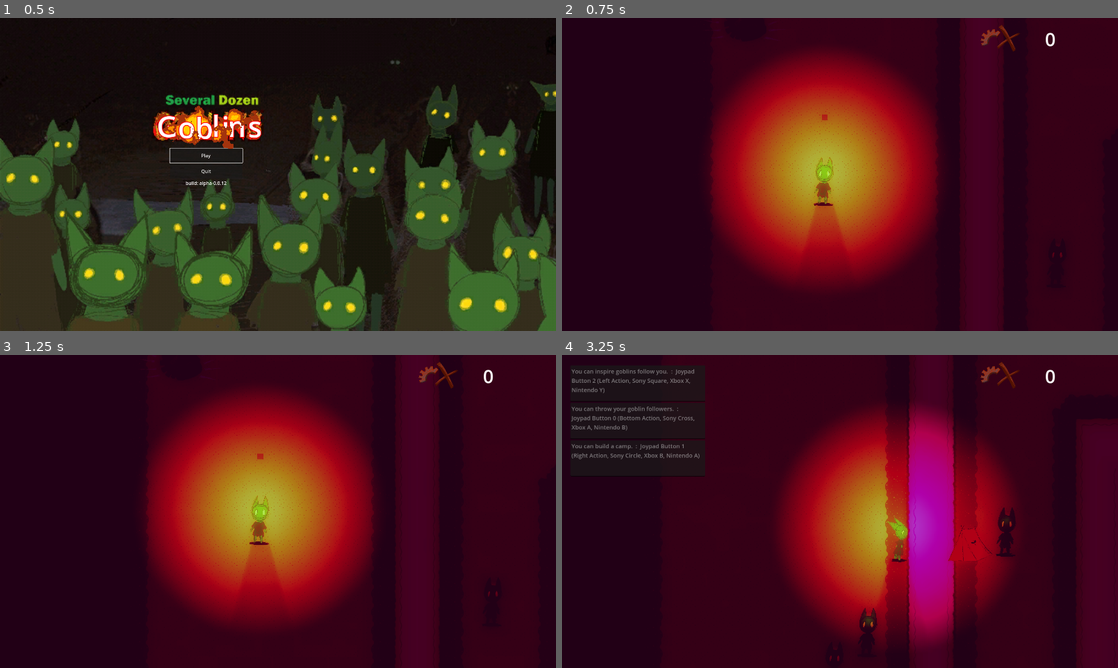
Above: before the commit, frames 1-4 (two rows, left to right).
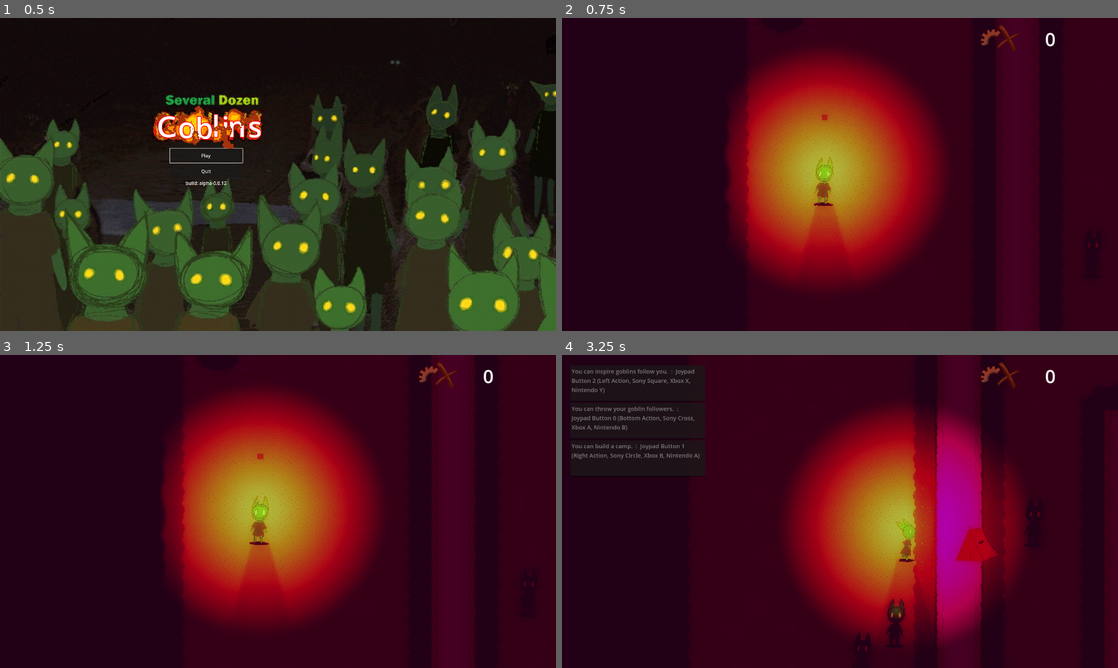
Above: after the commit, the same moments.

Repository: loteque/GoblinGame
Game: Godot game, scene res://main.tscn
The game is run twice, just before and just after one commit, with the same random seed, the same clock (stepped at 60 frames per second) and the same inputs.
Inputs (mouse positions are in pixels of both pictures, inside the frame that each line leads up to):
- Up to frame 1 (0.5 s): no input
- Up to frame 2 (0.75 s): click "Play" at 0.5 s
- Up to frame 3 (1.25 s): no input
- Up to frame 4 (3.25 s): move the mouse to (962, 495) at 1.27 s; hold D (right) 1.28-2.03 s; hold Shift (call) 1.28-2.03 s; click (962, 495) at 1.42 s; move the mouse to (728, 527) at 2.02 s; hold S (down) 2.03-2.78 s; tap G (place) at 2.1 s; move the mouse to (895, 442) at 2.77 s; hold D (right) from 2.78 s (still down); tap Space (throw) at 2.85 s

Frame 1 is identical in both runs. In frame 2, 12% of the frame differs, in the area x 25-97%, y 0-100%; in frame 3, 12%; in frame 4, 18%, in the area x 38-100%, y 0-100%.

Commit message:
adjust enemy color

Diff:
--- a/project/main.tscn
+++ b/project/main.tscn
@@ -711,7 +711,6 @@
 size_flags_vertical = 3
 
 [node name="MainMenu" parent="LevelUI" node_paths=PackedStringArray("music_manager") instance=ExtResource("10_cxmx8")]
-visible = false
 music_manager = NodePath("../../MusicManager")
 
 [node name="WorldBoundery" type="StaticBody2D" parent="."]
@@ -769,7 +768,7 @@
 texture = ExtResource("3_olnyg")
 
 [node name="PlayerCharacter" parent="." node_paths=PackedStringArray("game_manager", "g_p_messages_cont") instance=ExtResource("1_rjx7k")]
-position = Vector2(449, 533)
+position = Vector2(325, 566)
 game_manager = NodePath("../GameManager")
 g_p_messages_cont = NodePath("../LevelUI/GamePlayMessages")
 
--- a/project/new_actor.gd
+++ b/project/new_actor.gd
@@ -45,7 +45,7 @@
     died.connect(die)
     nav_agent.velocity_computed.connect(_on_velocity_computed)
     if team == TeamManager.Team.CPU:
-        set_modulate(Color(0.784, 0.114, 0.8))
+        set_modulate(Color8(255, 88, 218))
 
 func _on_died():
     die()
